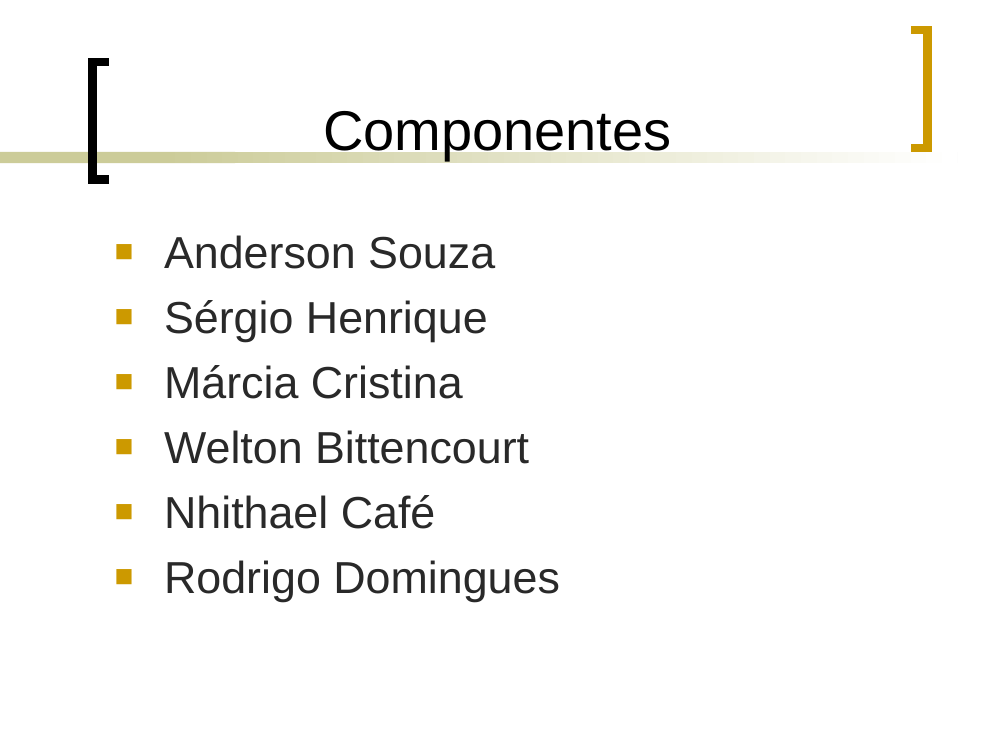
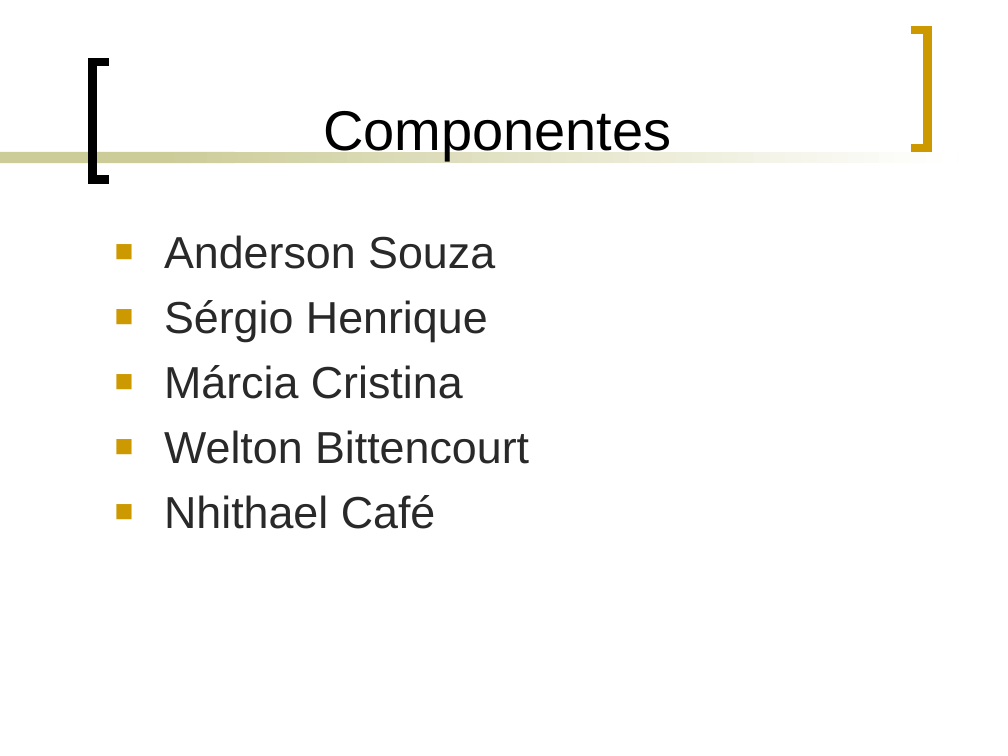
Before and after one commit to ms-uerj/conversoruml, a slide deck: slide 2 of apresentação/Equipe Parseros.ppt. Drawn at 1008x756 pixels with LibreOffice and Linux fonts; fonts in the diff are those of the drawing. Boxes give left, top, right and bottom in pixels: in the first picture for what was removed or moved away, otherwise in the second. Text is boxed around its words. In the diff, an @@ line names an element or a change of style, - is before the commit and + after.

```diff
--- a/apresentação/Equipe Parseros.ppt
+++ b/apresentação/Equipe Parseros.ppt
@@ text at bbox=[164, 560, 560, 602]: paragraph removed @@
-■ Rodrigo Domingues
```
Also in this commit, not shown: 6 other slides changed, 4 slides added, 5 slides removed.
